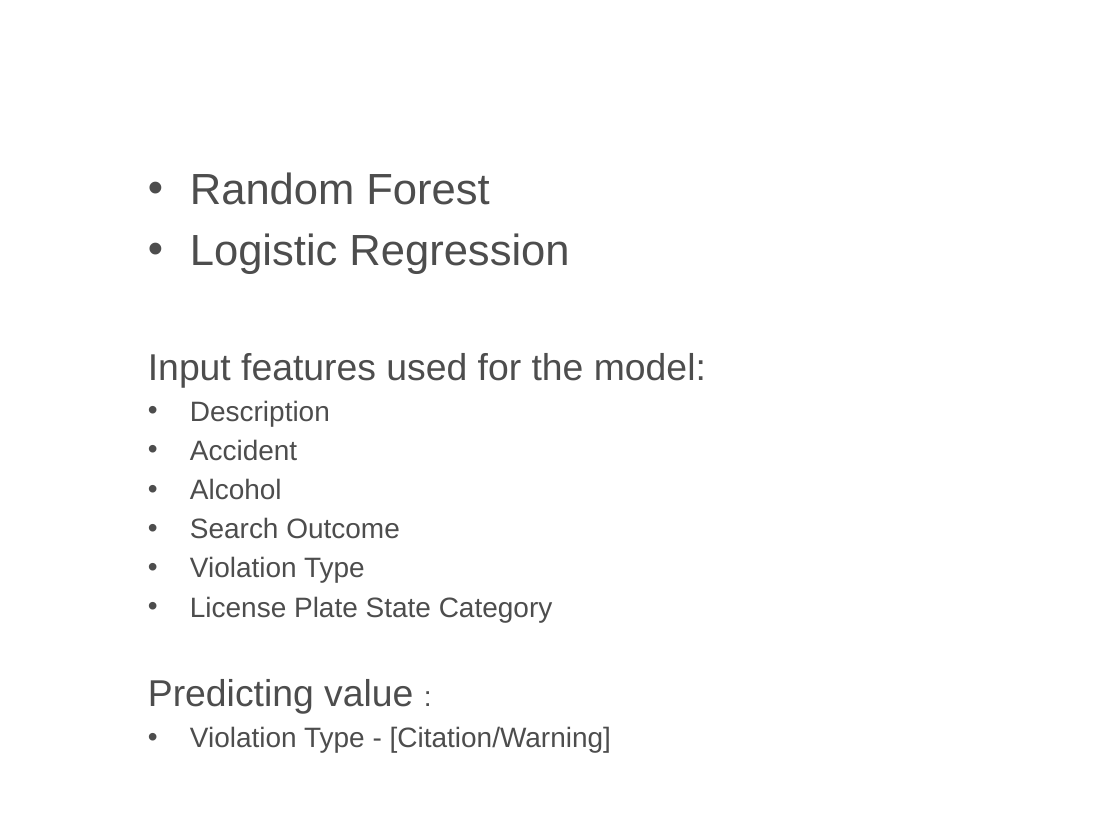
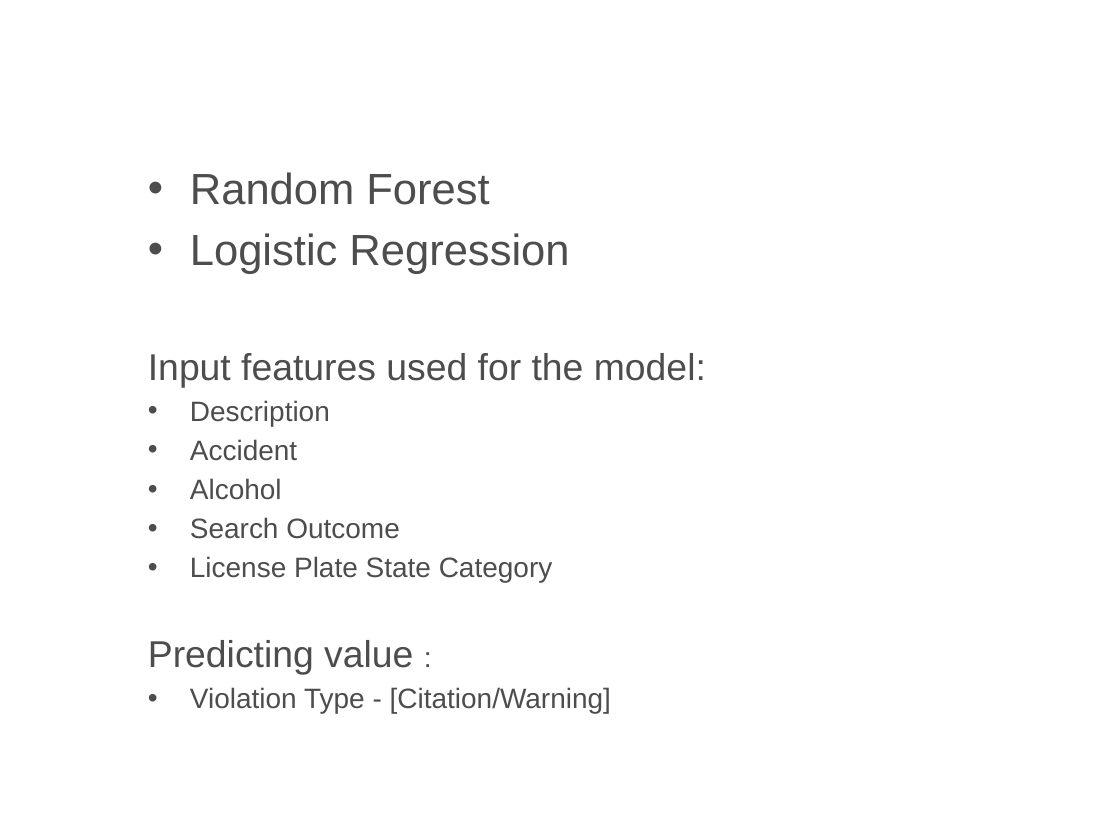
Before and after one commit to hrollin5/Project_4, a slide deck: slide 15 of traffic_violation.pptx. Drawn at 1120x840 pixels with LibreOffice and Linux fonts; fonts in the diff are those of the drawing; background and template pictures are left out. Boxes give left, top, right and bottom in pixels: in the first picture for what was removed or moved away, otherwise in the second. Text is boxed around its words. In the diff, an @@ line names an element or a change of style, - is before the commit and + after.

```diff
--- a/traffic_violation.pptx
+++ b/traffic_violation.pptx
@@ text at [190,556,365,583]: paragraph removed @@
-• Violation Type
```
Also in this commit, not shown: 2 other slides changed.
